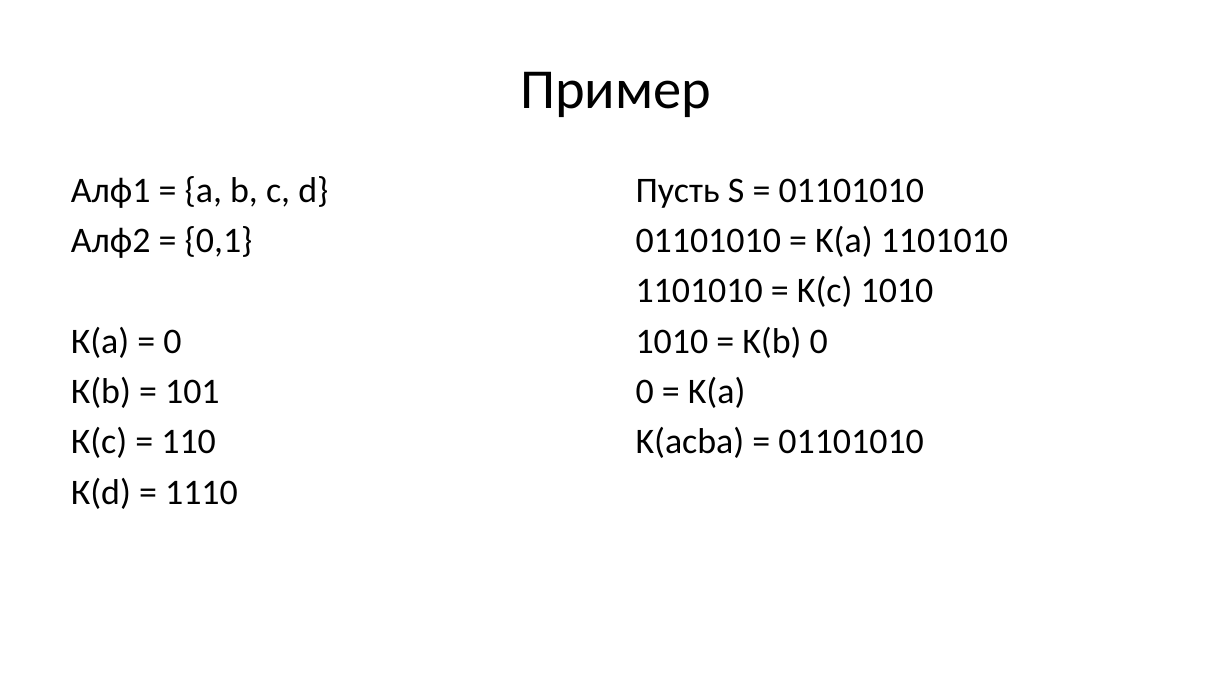
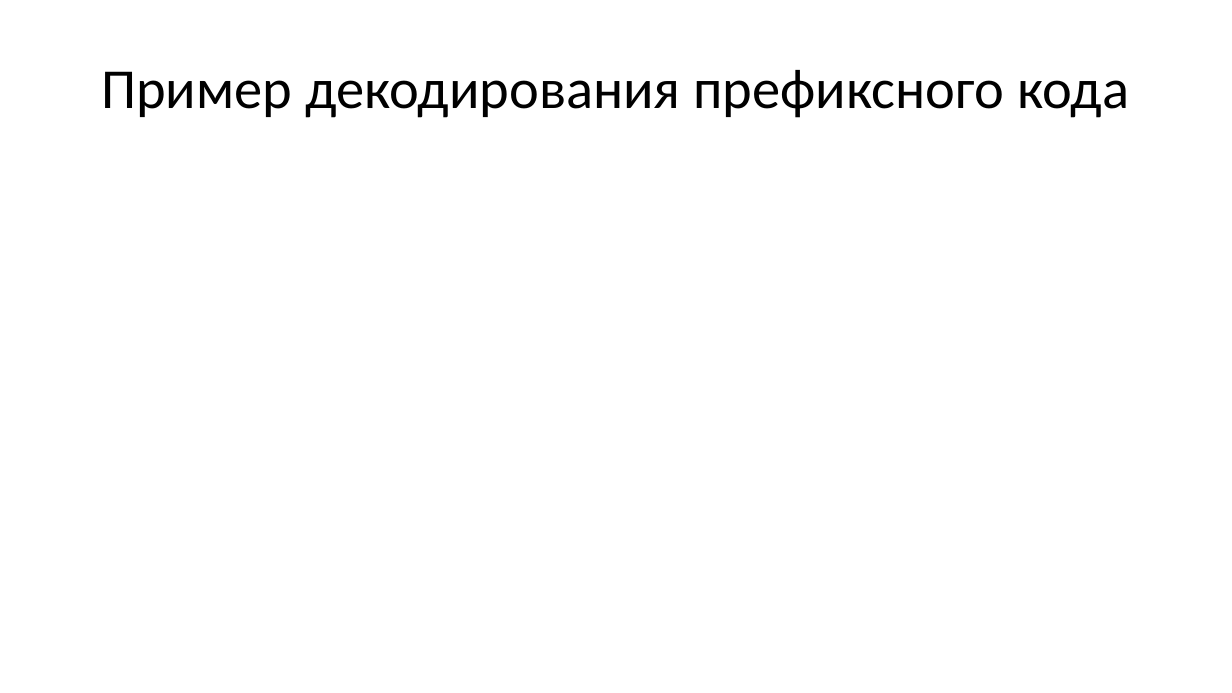
Before and after one commit to Evgueni-Petrov-aka-espetrov/Algorithms-and-Programming-in-C-pptx, a slide deck: slide 58 of 14 Кодирование.pptx (slide 14 before the commit). Drawn at 1232x693 pixels with LibreOffice and Linux fonts; fonts in the diff are those of the drawing. Boxes give left, top, right and bottom in pixels: in the first picture for what was removed or moved away, otherwise in the second. Text is boxed around its words. In the diff, an @@ line names an element or a change of style, - is before the commit and + after.

```diff
--- a/14 Кодирование.pptx
+++ b/14 Кодирование.pptx
@@ title at [101,70,1129,118]: text changed @@
-Пример
+Пример декодирования префиксного кода
@@ text removed at [71,176,328,509] @@
-Алф1 = {a, b, c, d}
-Алф2 = {0,1}
-К(a) = 0
-К(b) = 101
-К(c) = 110
-К(d) = 1110
@@ text removed at [636,178,1008,458] @@
-Пусть S = 01101010
-01101010 = K(a) 1101010
-1101010 = K(c) 1010
-1010 = K(b) 0
-0 = K(a)
-K(acba) = 01101010
```
Also in this commit, not shown: 12 other slides changed, 171 slides added.
